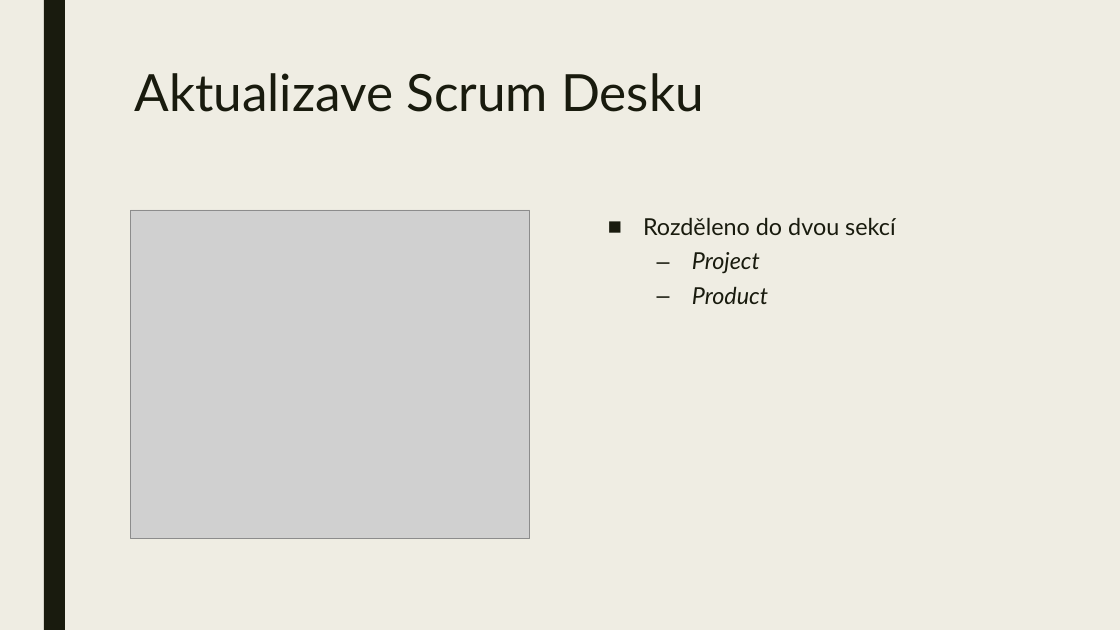
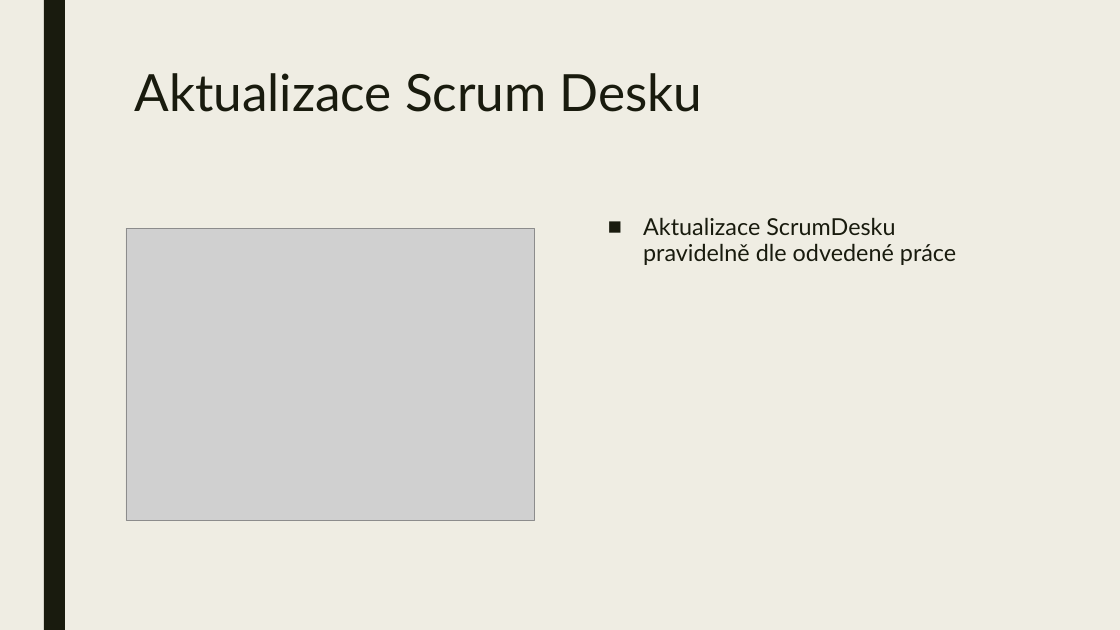
Before and after one commit to ToSemerad/project_rsp, a slide deck: slide 7 of docs/LogosPolytechnikos_releas2.pptx. Drawn at 1120x630 pixels with LibreOffice and Linux fonts; fonts in the diff are those of the drawing; grey boxes stand for pictures. Boxes give left, top, right and bottom in pixels: in the first picture for what was removed or moved away, otherwise in the second. Text is boxed around its words. In the diff, an @@ line names an element or a change of style, - is before the commit and + after.

```diff
--- a/docs/LogosPolytechnikos_releas2.pptx
+++ b/docs/LogosPolytechnikos_releas2.pptx
@@ title at bbox=[134, 73, 703, 112]: text changed @@
-Aktualizave Scrum Desku
+Aktualizace Scrum Desku
@@ picture: place and size @@
-picture at bbox=[131, 210, 530, 539]
+picture at bbox=[126, 229, 534, 521]
@@ text at bbox=[643, 217, 956, 265]: text changed @@
-■ Rozděleno do dvou sekcí
-  – Project
-  – Product
+■ Aktualizace ScrumDesku pravidelně dle odvedené práce
```
Also in this commit, not shown: 6 other slides changed, 1 slide added, 1 slide removed.
